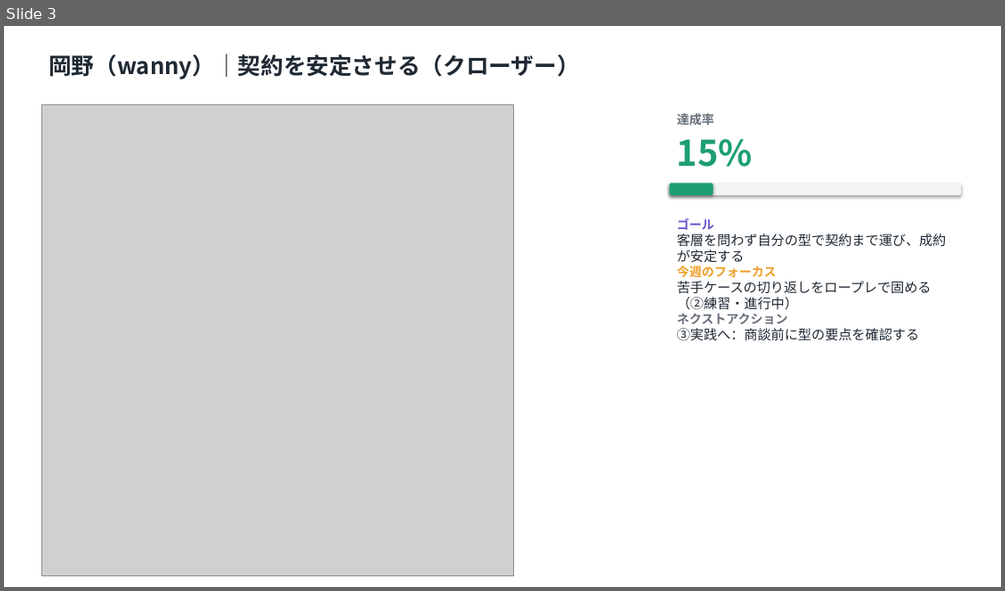
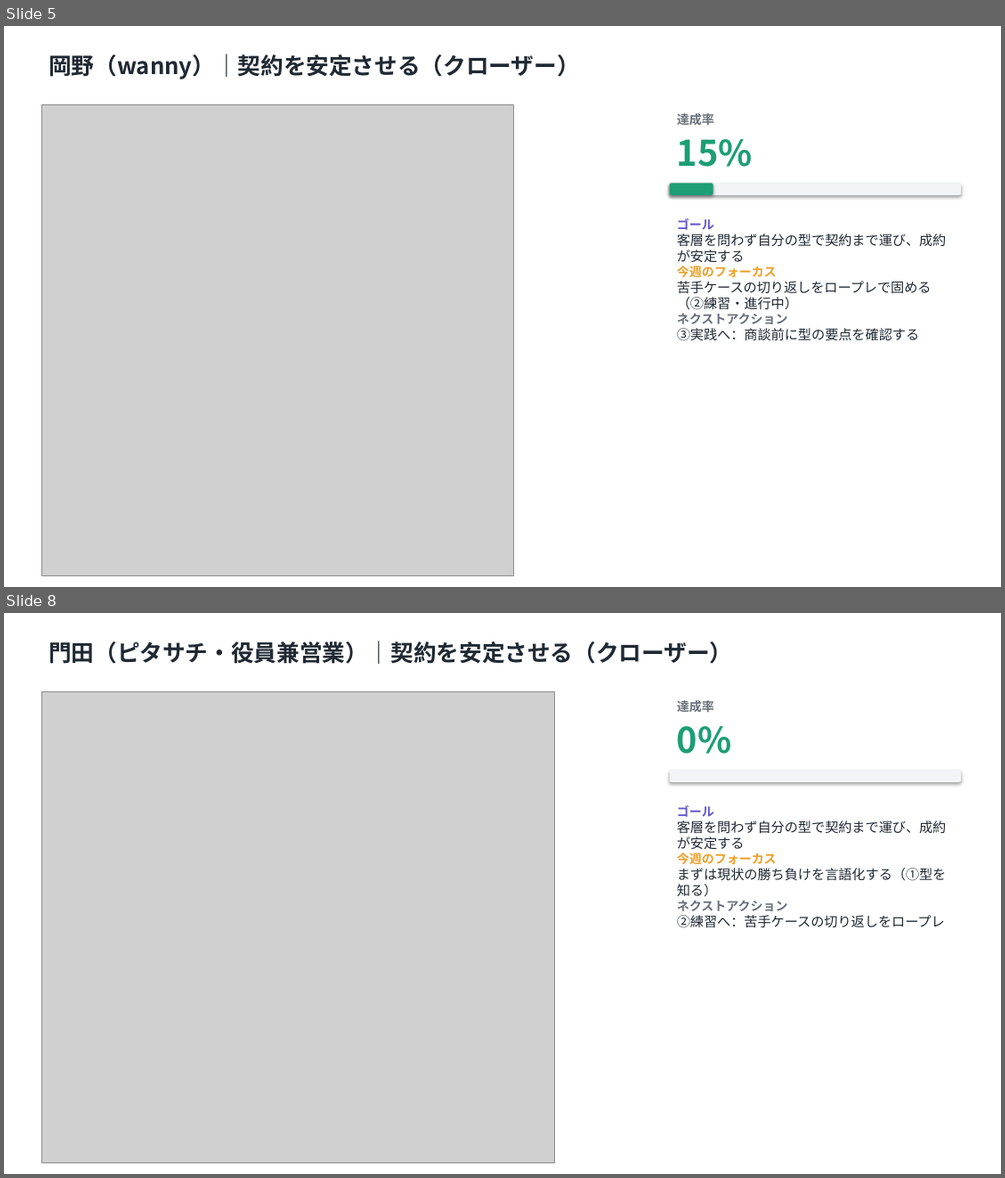
Before and after one commit to MGC-inc/e.l.p-, a slide deck: tools/goalmap/out/週次ゴール進捗_2026-W26.pptx. Shown one above the other, each under a label of ours: slide 3 before the commit, slides 5 and 8 after it; the slides between them are not shown. The pictures are 1005x591 and 1005x1178 pixels, drawn with LibreOffice and Linux fonts; fonts in the diff are those of the drawing; grey boxes stand for pictures. Boxes give left, top, right and bottom in pixels: in the first picture for what was removed or moved away, otherwise in the second. Text is boxed around its words. In the diff, an @@ line names an element or a change of style, - is before the commit and + after.

```diff
--- a/tools/goalmap/out/週次ゴール進捗_2026-W26.pptx
+++ b/tools/goalmap/out/週次ゴール進捗_2026-W26.pptx
@@ slide 8 added at (4,613,1001,1174), background #FFFFFF @@
@@ text added at (48,641,732,664), 22 pt, text #1F2933, bold @@
+門田（ピタサチ・役員兼営業）｜契約を安定させる（クローザー）
@@ picture added at (41,691,555,1163) @@
@@ text added at (677,700,714,712), 12 pt, text #67707A, bold @@
+達成率
@@ text added at (677,726,732,754), 34 pt, text #1D9E75, bold @@
+0%
@@ rounded rectangle added at (670,770,961,782), fill #F2F4F6 @@
@@ text added at (677,805,947,928), 13 pt, text #1F2933 @@
+ゴール
+客層を問わず自分の型で契約まで運び、成約が安定する
+今週のフォーカス
+まずは現状の勝ち負けを言語化する（①型を知る）
+ネクストアクション
+②練習へ：苦手ケースの切り返しをロープレ
@@ what was slide 3 is now slide 5 @@
```
Also in this commit, not shown: 1 slide changed, 4 other slides added, 17 other files.
